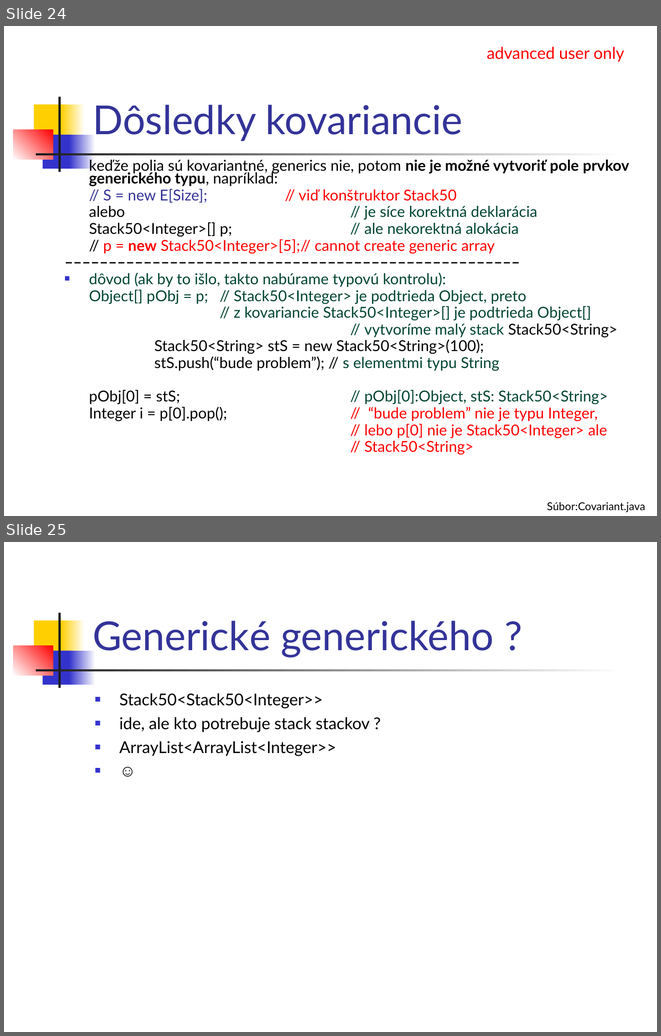
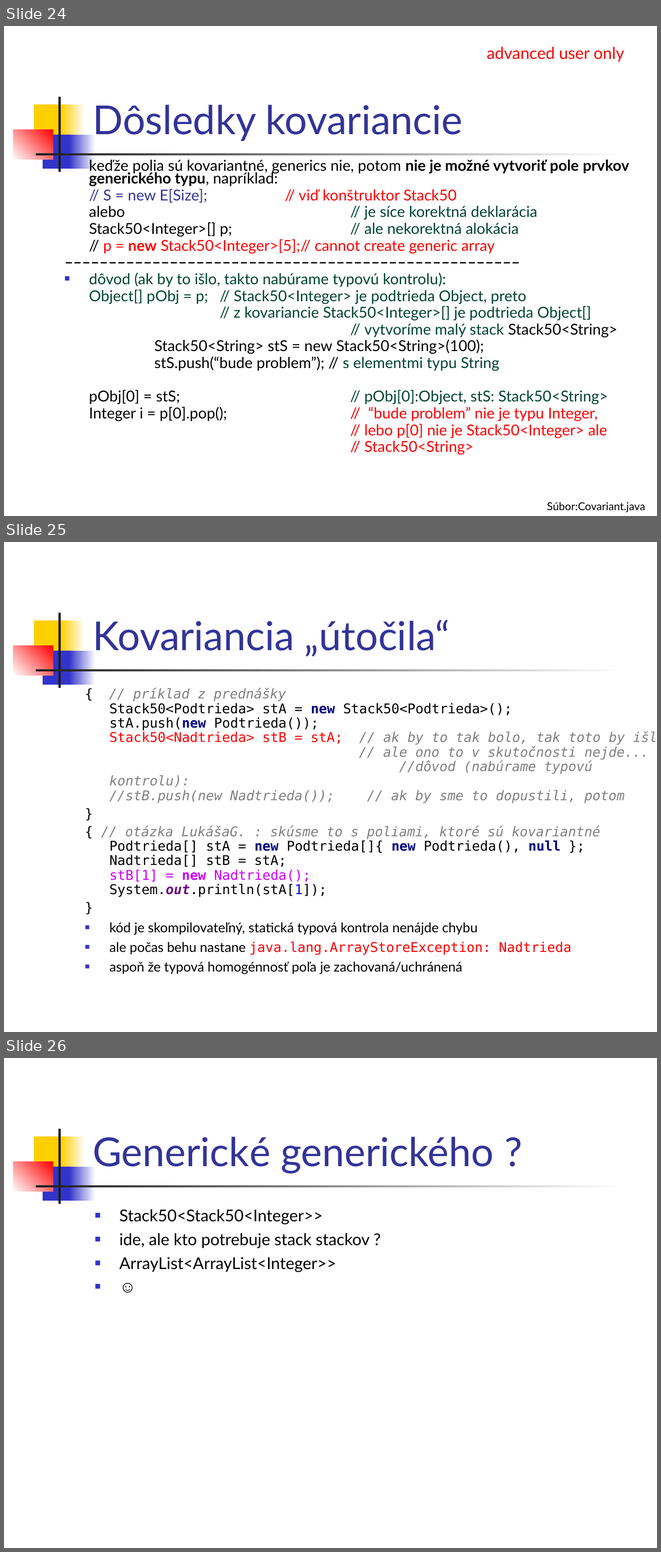
Before and after one commit to Programovanie4/Prednasky, a slide deck: 05/05_java.ppt. Shown one above the other, each under a label of ours: slides 24 and 25 before the commit, slides 24, 25 and 26 after it. The pictures are 661x1036 and 661x1552 pixels, drawn with LibreOffice and Linux fonts; fonts in the diff are those of the drawing. Boxes give left, top, right and bottom in pixels: in the first picture for what was removed or moved away, otherwise in the second. Text is boxed around its words. In the diff, an @@ line names an element or a change of style, - is before the commit and + after.

```diff
--- a/05/05_java.ppt
+++ b/05/05_java.ppt
@@ slide 25 added at bbox=[4, 542, 657, 1032], background #FFFFFF; not listed: 7 template elements that a slide beside it also shows @@
@@ title added at bbox=[93, 619, 450, 656], 44 pt, text #333399 @@
+Kovariancia „útočila“
@@ text added at bbox=[109, 688, 649, 974], 14.8 pt, text #000000 @@
+{ // príklad z prednášky
+Stack50<Podtrieda> stA = new Stack50<Podtrieda>();
+stA.push(new Podtrieda());
+Stack50<Nadtrieda> stB = stA; // ak by to tak bolo, tak toto by išlo
+// ale ono to v skutočnosti nejde...
+//dôvod (nabúrame typovú kontrolu):
+//stB.push(new Nadtrieda()); // ak by sme to dopustili, potom
+}
+{ // otázka LukášaG. : skúsme to s poliami, ktoré sú kovariantné
+Podtrieda[] stA = new Podtrieda[]{ new Podtrieda(), null };
+Nadtrieda[] stB = stA;
+stB[1] = new Nadtrieda();
+System.out.println(stA[1]);
+}
+■ kód je skompilovateľný, statická typová kontrola nenájde chybu
+■ ale počas behu nastane java.lang.ArrayStoreException: Nadtrieda
+■ aspoň že typová homogénnosť poľa je zachovaná/uchránená
@@ what was slide 25 is now slide 26 @@
```
Also in this commit, not shown: 3 slides changed, 4 other files.
